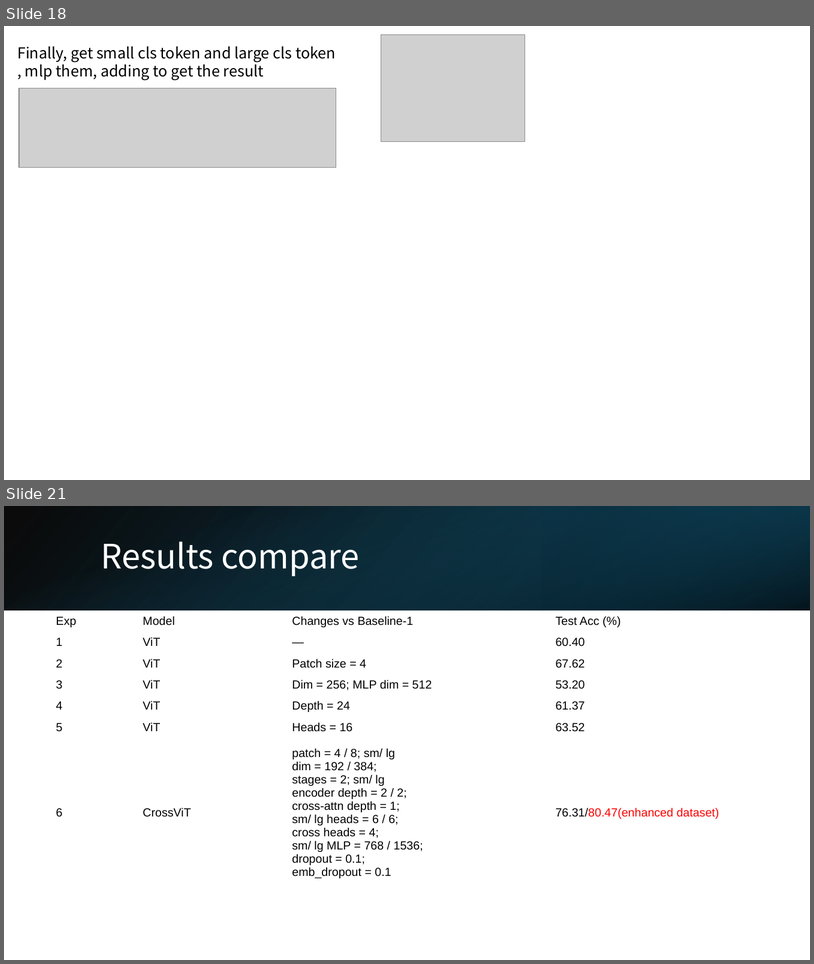
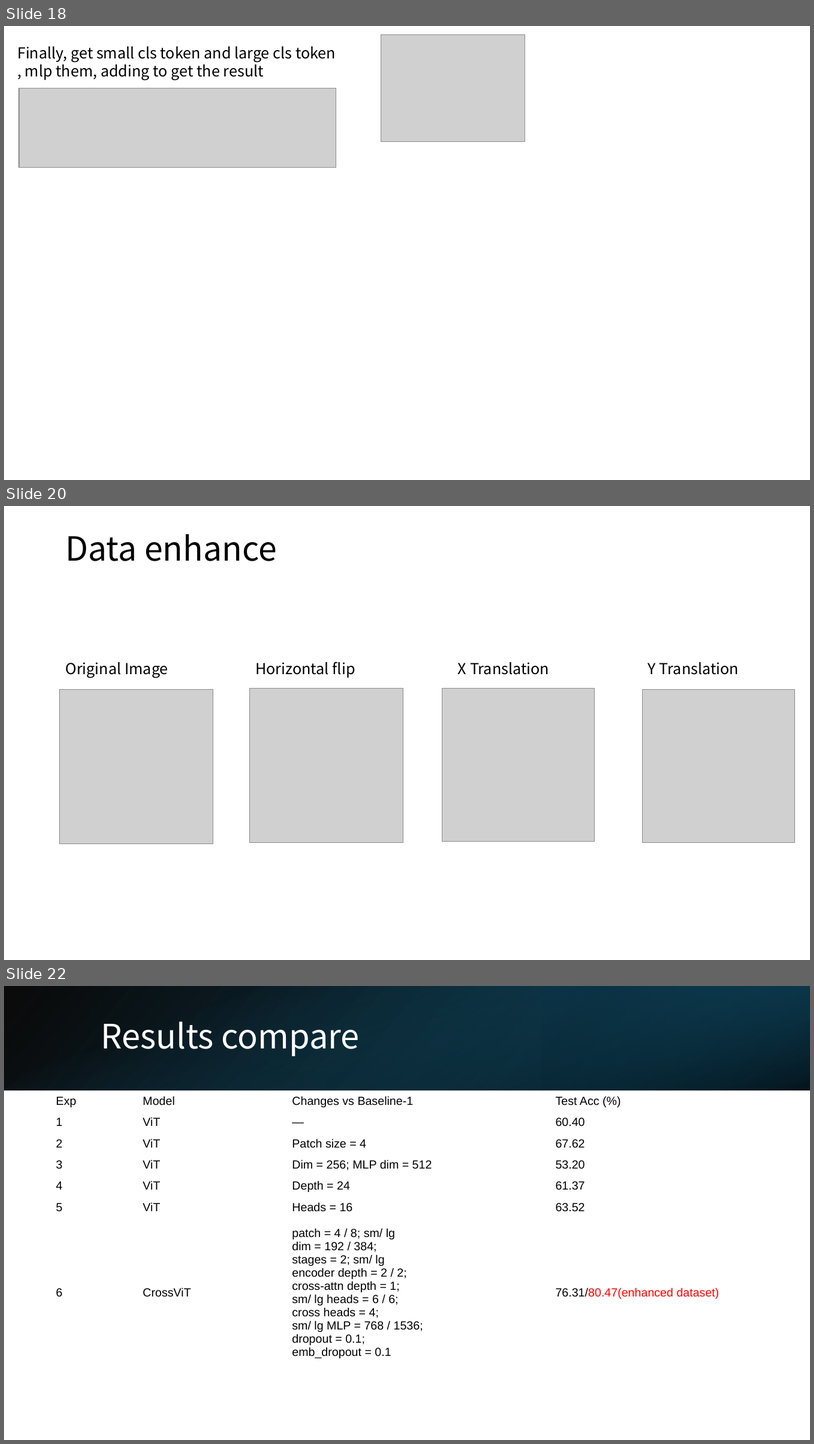
Before and after one commit to 410oldfish/Adv-CV, a slide deck: A1/Report/Vit.pptx. Shown one above the other, each under a label of ours: slides 18 and 21 before the commit, slides 18, 20 and 22 after it; the slides between them are not shown. The pictures are 814x964 and 814x1444 pixels, drawn with LibreOffice and Linux fonts; fonts in the diff are those of the drawing; grey boxes stand for pictures. Boxes give left, top, right and bottom in pixels: in the first picture for what was removed or moved away, otherwise in the second. Text is boxed around its words. In the diff, an @@ line names an element or a change of style, - is before the commit and + after.

Commit message:
[feat]修改ppt,补充data enhance 和 参数结果分析

```diff
--- a/A1/Report/Vit.pptx
+++ b/A1/Report/Vit.pptx
@@ slide 20 added at (4, 506, 810, 960), background #FFFFFF @@
@@ title added at (65, 534, 277, 561), 39.6 pt, text #000000 @@
+Data enhance
@@ text added at (65, 662, 168, 678), 18 pt, text #000000 @@
+Original Image
@@ text added at (255, 661, 356, 678), 18 pt, text #000000 @@
+Horizontal flip
@@ text added at (458, 662, 549, 675), 18 pt, text #000000 @@
+X Translation
@@ text added at (648, 662, 739, 675), 18 pt, text #000000 @@
+Y Translation
@@ picture added at (60, 690, 213, 843) @@
@@ picture added at (249, 688, 403, 842) @@
@@ picture added at (442, 688, 594, 841) @@
@@ picture added at (643, 690, 795, 842) @@
@@ what was slide 21 is now slide 22 @@
```
Also in this commit, not shown: 7 slides changed, 1 other slide added.
